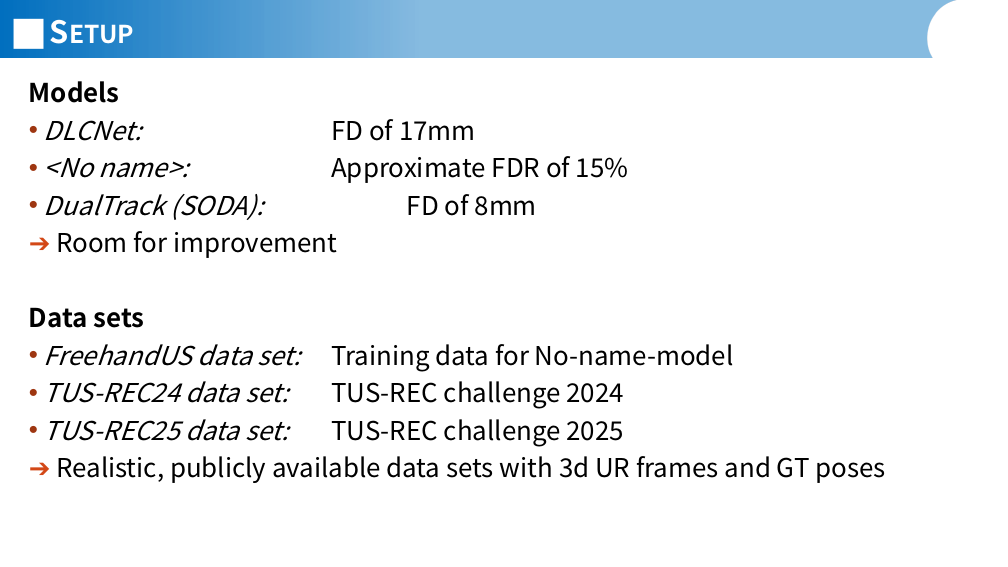
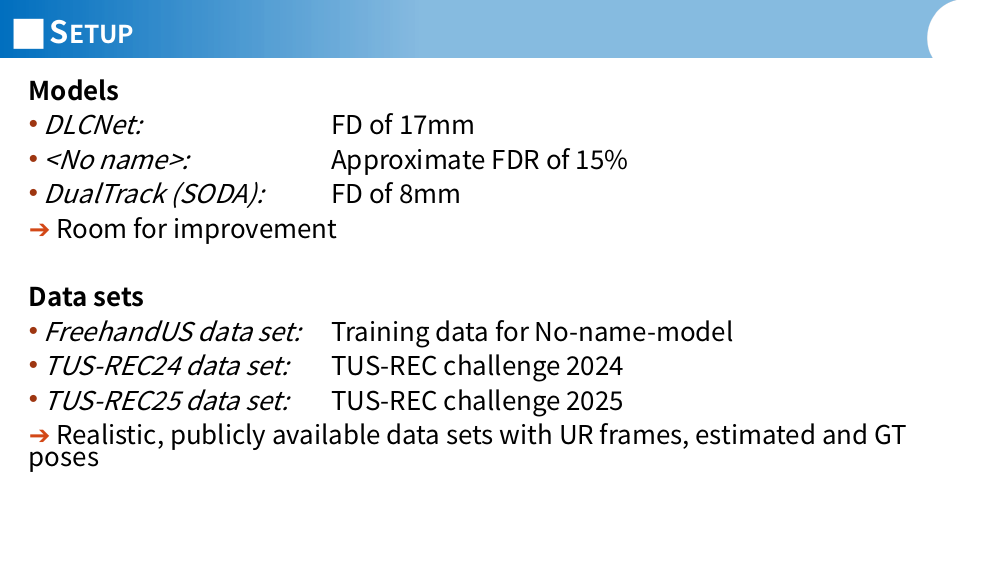
Before and after one commit to JannisIwate/freehand_ur_pgo, a slide deck: slide 18 of documents/Jannis_Meyer_Presentation_11_05_2026.pptx (slide 17 before the commit). Drawn at 1008x567 pixels with LibreOffice and Linux fonts; fonts in the diff are those of the drawing; background and template pictures are left out. Boxes give left, top, right and bottom in pixels: in the first picture for what was removed or moved away, otherwise in the second. Text is boxed around its words. In the diff, an @@ line names an element or a change of style, - is before the commit and + after.

```diff
--- a/documents/Jannis_Meyer_Presentation_11_05_2026.pptx
+++ b/documents/Jannis_Meyer_Presentation_11_05_2026.pptx
@@ text at bbox=[29, 79, 734, 417]: line spacing 0.8 to 0.7 @@
@@ text at bbox=[29, 423, 907, 472]: text changed @@
-➔ Realistic, publicly available data sets with 3d UR frames and GT poses
+➔ Realistic, publicly available data sets with UR frames, estimated and GT poses
```
Also in this commit, not shown: 9 other slides changed, 1 slide added.
